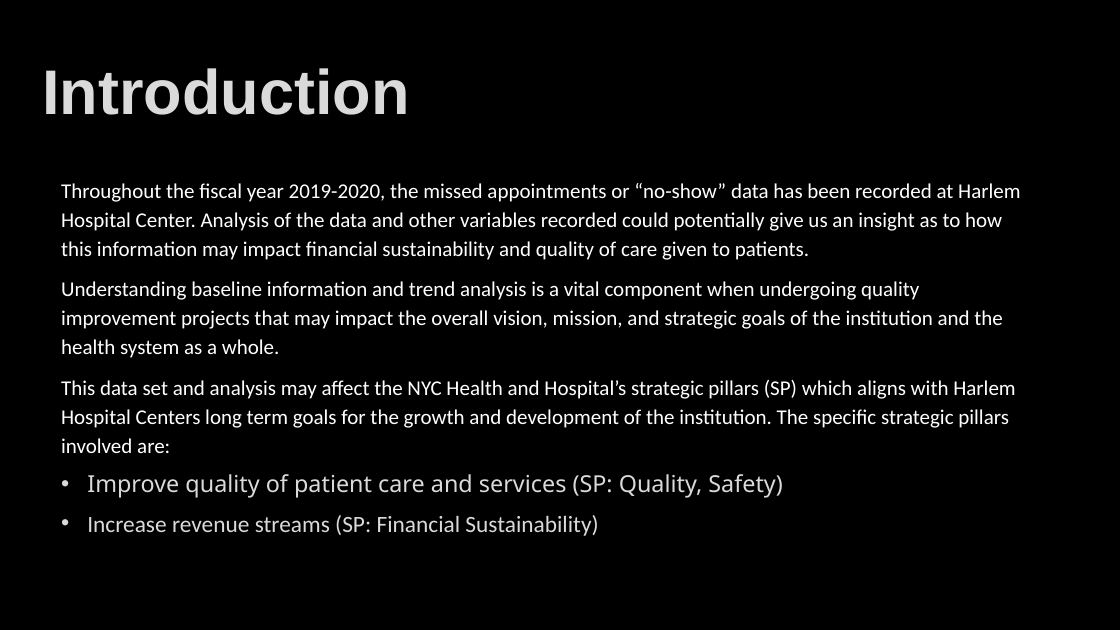
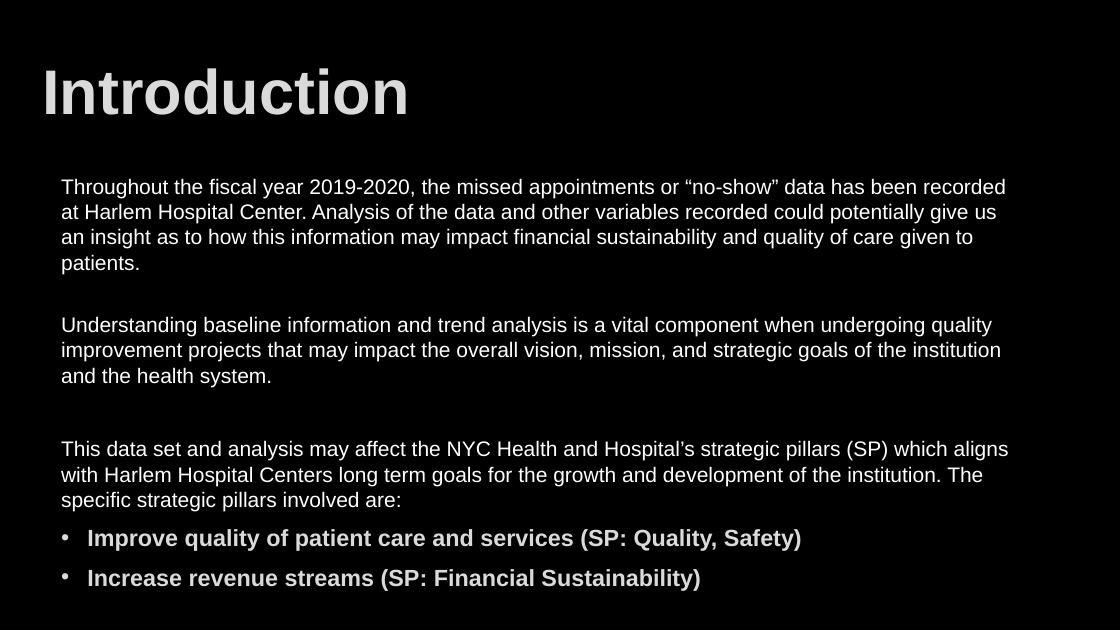
Before and after one commit to mgmboyd/DA-Capstone-Project, a slide deck: slide 2 of FINAL CAPSTONE PROJECT FILES/BB Final Capstone Project - PPTX Presentation.pptx. Drawn at 1120x630 pixels with LibreOffice and Linux fonts; fonts in the diff are those of the drawing; background and template pictures are left out. Boxes give left, top, right and bottom in pixels: in the first picture for what was removed or moved away, otherwise in the second. Text is boxed around its words. In the diff, an @@ line names an element or a change of style, - is before the commit and + after.

```diff
--- a/FINAL CAPSTONE PROJECT FILES/BB Final Capstone Project - PPTX Presentation.pptx
+++ b/FINAL CAPSTONE PROJECT FILES/BB Final Capstone Project - PPTX Presentation.pptx
@@ text at [61,178,1009,591]: font Calibri to Arial in "Throughout the fiscal year 2019-2020, the missed ...", "This data set and analysis may affect ...", "Increase revenue streams (SP: Financial Sustainability)"; font Noto Sans to Arial in "Improve quality of patient care and services ..."; bold on in "Improve quality of patient care and services ...", "Increase revenue streams (SP: Financial Sustainability)"; line spacing 1.15 to 1 @@
@@ text at [61,316,1002,387]: text changed; font Calibri to Arial @@
-Understanding baseline information and trend analysis is a vital component when undergoing quality improvement projects that may impact the overall vision, mission, and strategic goals of the institution and the health system as a whole.
+Understanding baseline information and trend analysis is a vital component when undergoing quality improvement projects that may impact the overall vision, mission, and strategic goals of the institution and the health system.
```
Also in this commit, not shown: 3 other slides changed, 1 other file.
